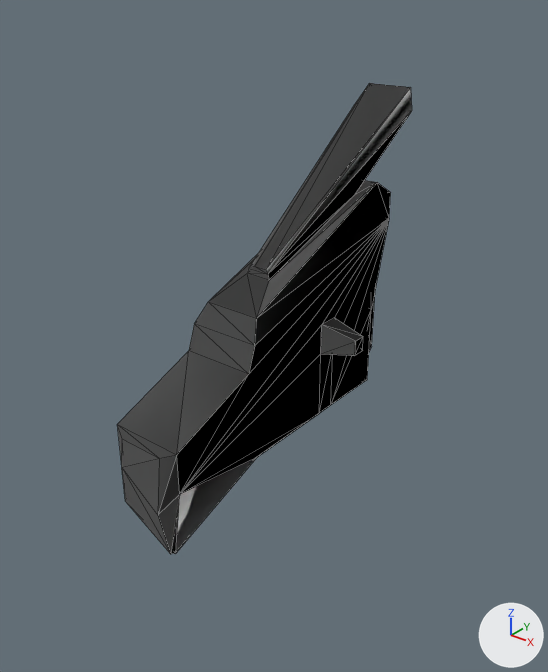
Renders of the OBJ model Assets/Art/Nova1492/GXConverted/Models/UnitParts/ArmWeapons/datan_common___RBack_15b0d048.obj from each side of a commit.
The view is the same before and after, from a 50 mm lens placed at (366.0, -367.0, 275.0), pointed at (117.0, -56.0, 82.0). The axes (+X, +Y, +Z) are drawn at lower right. The lights are the same throughout. The older version comes first. Mesh edges are drawn as thin lines. Where no turn or scale is listed for an object, it has been applied to the vertices.

Before the edit, the objects in view are built like this:
```python
me_datan_common___rback_15b0d048 = bpy.data.meshes.new('datan_common___RBack_15b0d048')
me_datan_common___rback_15b0d048.from_pydata(...)  # 74 vertices, 144 faces; spans x 86.0..154.0, y -160.0..78.0, z -10.0..208.0
me_datan_common___rback_15b0d048.materials.append(mat_datan_common___rback_15b0d048)  # its picture is missing
ob_datan_common___rback_15b0d048 = bpy.data.objects.new('datan_common___RBack_15b0d048', me_datan_common___rback_15b0d048)
ob_datan_common___rback_15b0d048.location = (0.0, 0.0, 0.0)
```
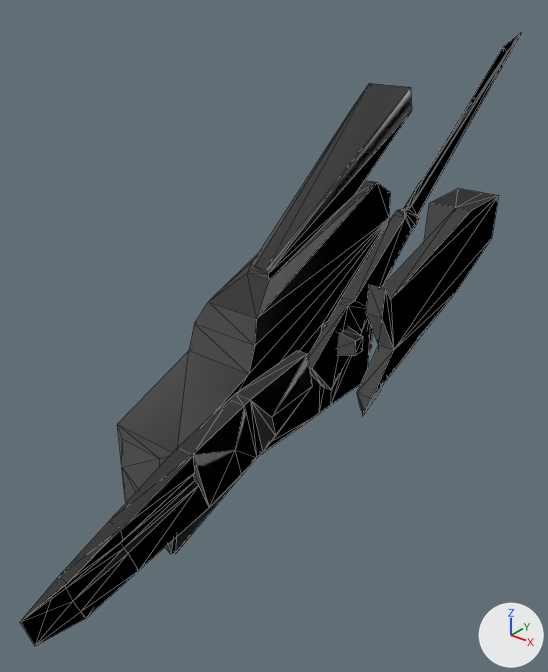
Location of each change, [x1, y1, x2, y2] in pixels of the pictures (548 x 672 px):
'datan_common___RBack_15b0d048_mesh03', added
    after: [20, 350, 312, 646]
'datan_common___RBack_15b0d048_mesh02', added
    after: [357, 188, 499, 416]
'datan_common___RBack_15b0d048_mesh01', added
    after: [308, 33, 521, 390]

The edits, one by one:
Mesh me_datan_common___rback_15b0d048_mesh03 is new.
It has 42 vertices, 80 faces and spans x 139.0..157.0, y -253.0..-60.0, z 17.0..84.0.
It uses material mat_datan_common___rback_15b0d048 (its picture is missing).
Mesh me_datan_common___rback_15b0d048_mesh02 is new.
It has 44 vertices, 84 faces and spans x 134.0..165.0, y -23.0..132.0, z 27.0..133.0.
It uses material mat_datan_common___rback_15b0d048 (its picture is missing).
Mesh me_datan_common___rback_15b0d048_mesh01 is new.
It has 54 vertices, 104 faces and spans x 135.0..145.0, y -53.0..193.0, z 43.0..234.0.
It uses material mat_datan_common___rback_15b0d048 (its picture is missing).
Object 'datan_common___RBack_15b0d048_mesh03' (ob_datan_common___rback_15b0d048_mesh03) is new; it shows me_datan_common___rback_15b0d048_mesh03.
Its location is (0.0, 0.0, 0.0).
Object 'datan_common___RBack_15b0d048_mesh02' (ob_datan_common___rback_15b0d048_mesh02) is new; it shows me_datan_common___rback_15b0d048_mesh02.
Its location is (0.0, 0.0, 0.0).
Object 'datan_common___RBack_15b0d048_mesh01' (ob_datan_common___rback_15b0d048_mesh01) is new; it shows me_datan_common___rback_15b0d048_mesh01.
Its location is (0.0, 0.0, 0.0).
